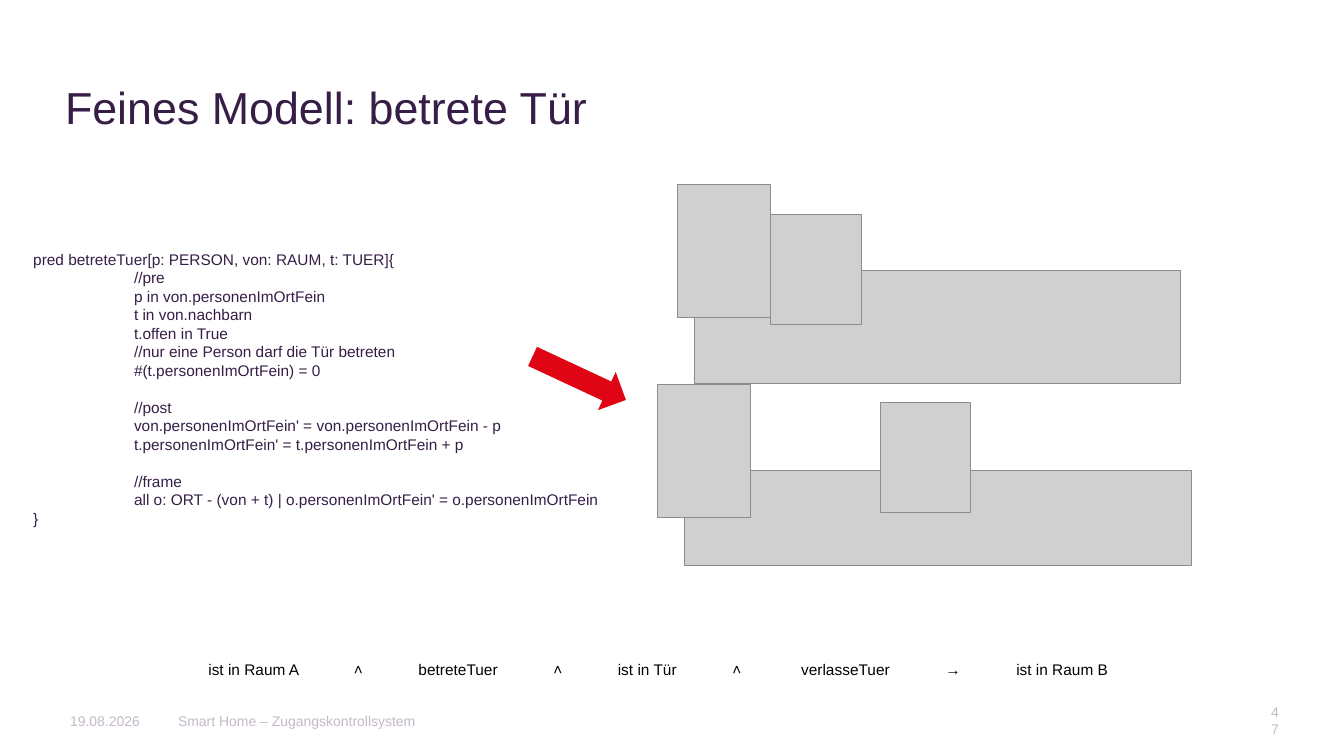
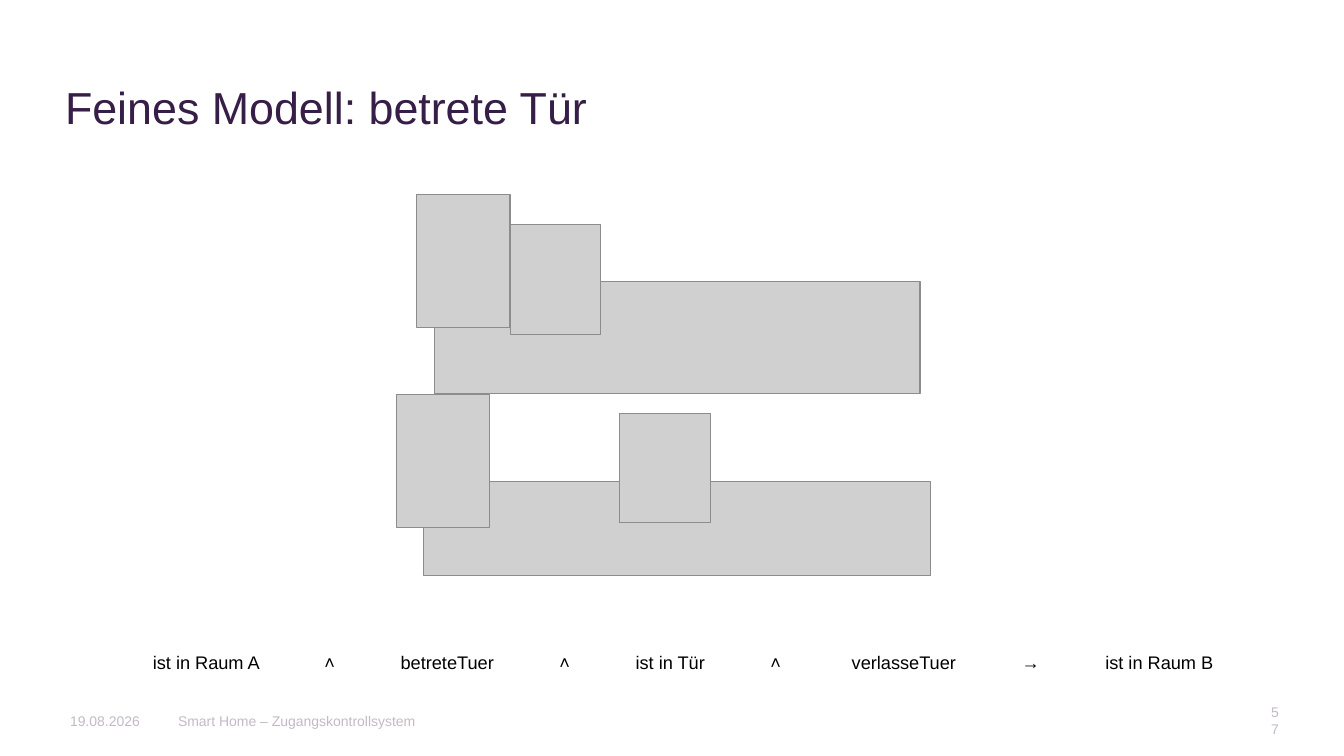
Before and after one commit to AnnaLiviaMartin/rs-smart-home, a slide deck: slide 57 of presentation/Smart_Home_Zugangskontrollsystem.pptx (slide 47 before the commit). Drawn at 1344x756 pixels with LibreOffice and Linux fonts; fonts in the diff are those of the drawing; grey boxes stand for pictures; background and template pictures are left out. Boxes give left, top, right and bottom in pixels: in the first picture for what was removed or moved away, otherwise in the second. Text is boxed around its words. In the diff, an @@ line names an element or a change of style, - is before the commit and + after.

```diff
--- a/presentation/Smart_Home_Zugangskontrollsystem.pptx
+++ b/presentation/Smart_Home_Zugangskontrollsystem.pptx
@@ 4 pictures: place and size @@
-4 pictures at (657, 185, 971, 517)
+4 pictures at (397, 195, 711, 527)
@@ text removed at (33, 254, 598, 509) @@
-pred betreteTuer[p: PERSON, von: RAUM, t: TUER]{
-//pre
-p in von.personenImOrtFein
-t in von.nachbarn
-t.offen in True
-//nur eine Person darf die Tür betreten
-#(t.personenImOrtFein) = 0
-//post
-von.personenImOrtFein' = von.personenImOrtFein - p
-t.personenImOrtFein' = t.personenImOrtFein + p
-//frame
-all o: ORT - (von + t) | o.personenImOrtFein' = o.personenImOrtFein
-}
@@ picture added at (435, 281, 921, 393) @@
@@ picture removed at (695, 271, 1181, 383) @@
@@ right arrow removed at (524, 337, 635, 419) @@
@@ picture removed at (685, 471, 1192, 566) @@
@@ picture added at (423, 481, 931, 576) @@
@@ text "ist in Raum A ˄ ...": place and size @@
-text "ist in Raum A ˄ ..." at (208, 664, 1108, 675)
+text "ist in Raum A ˄ ..." at (153, 655, 1213, 669)
@@ text "ist in Raum A ˄ ..." at (153, 655, 1213, 669): size 11 to 13 pt @@
@@ page number at (1265, 708, 1285, 735): text changed @@
-47
+57
```
Also in this commit, not shown: 31 other slides changed, 18 slides added, 2 other files.
